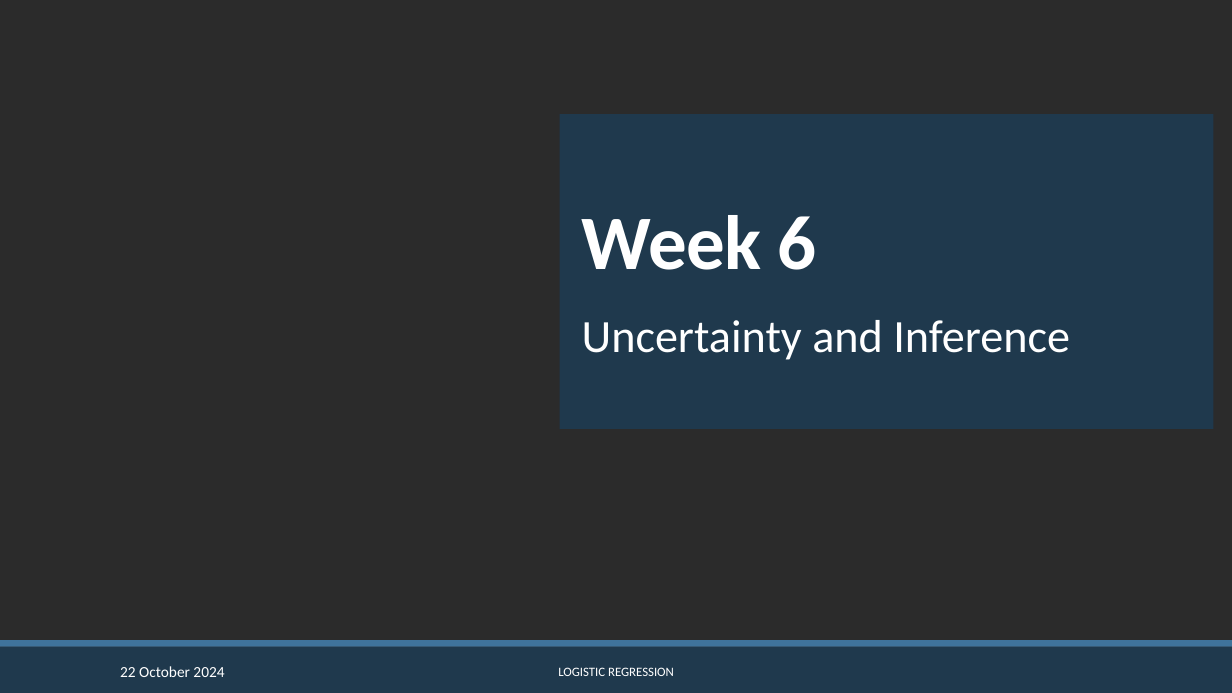
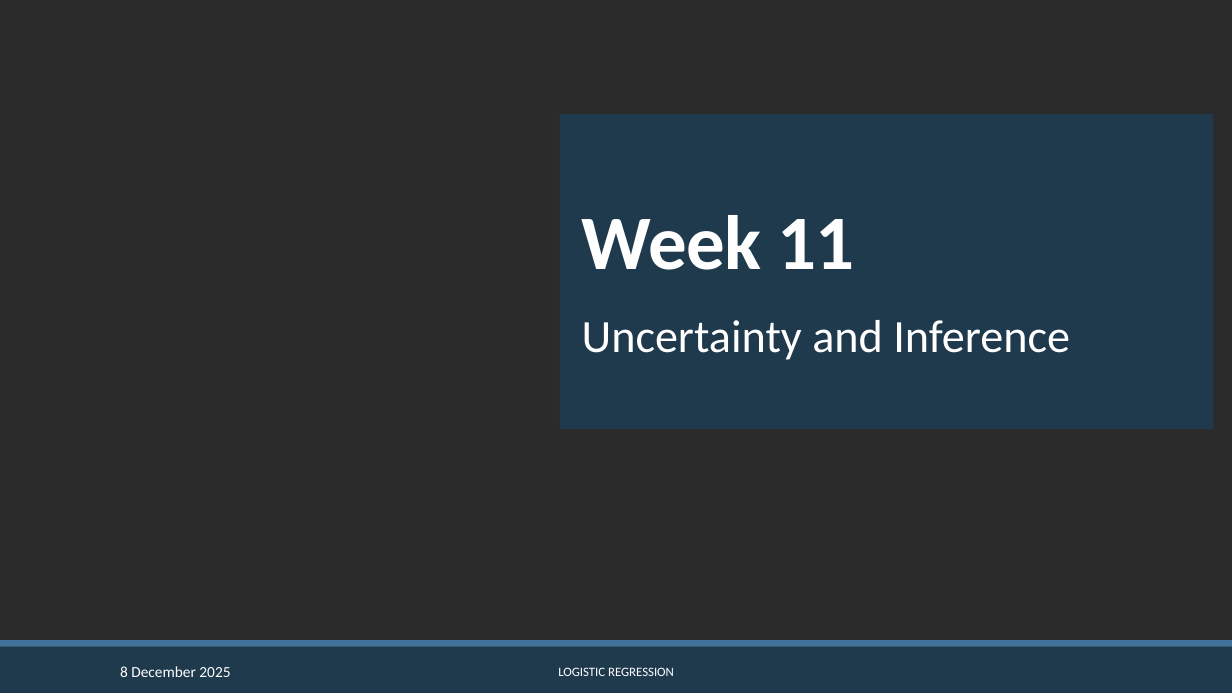
Before and after one commit to CGMoreh/SOC2069-QUANT-25, a slide deck: slide 2 of Materials/Slides/draft_slides_w5.pptx. Drawn at 1232x693 pixels with LibreOffice and Linux fonts; fonts in the diff are those of the drawing; background and template pictures are left out; a plain dark background stands for a picture behind light text. Boxes give left, top, right and bottom in pixels: in the first picture for what was removed or moved away, otherwise in the second. Text is boxed around its words. In the diff, an @@ line names an element or a change of style, - is before the commit and + after.

```diff
--- a/Materials/Slides/draft_slides_w5.pptx
+++ b/Materials/Slides/draft_slides_w5.pptx
@@ title at (582,215,854,270): text changed @@
-Week 6
+Week 11
@@ text at (120,666,230,677): text changed @@
-22 October 2024
+8 December 2025
```
Also in this commit, not shown: 17 other slides changed, 1 other file.
